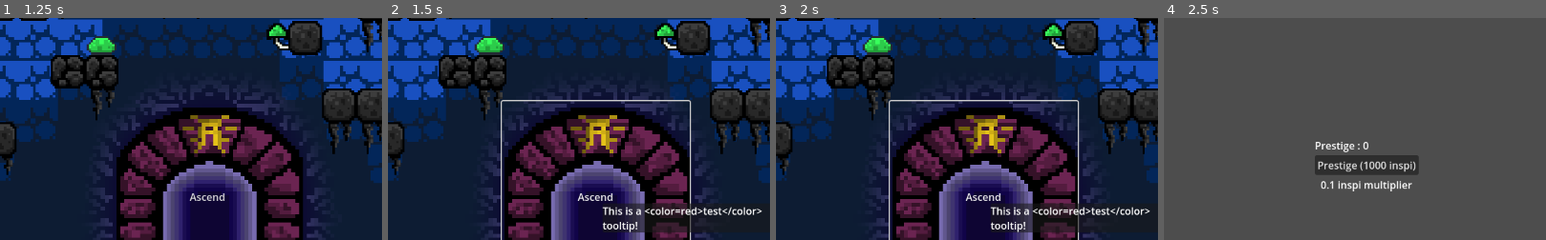
Above: before the commit, frames 1-4 (left to right).
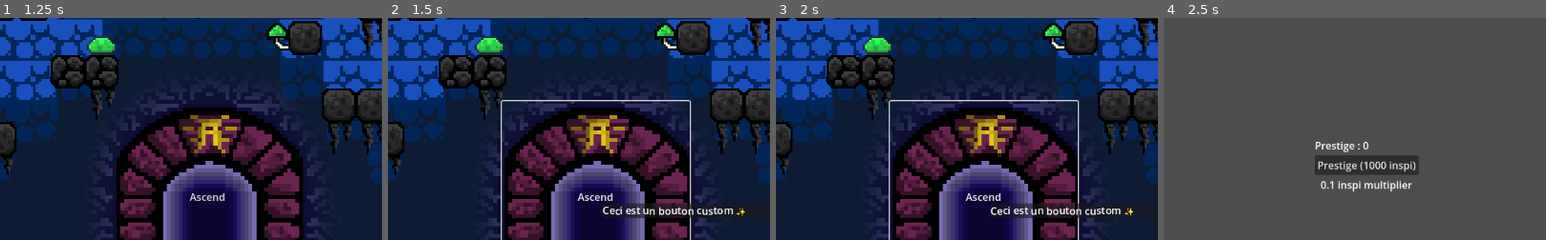
Above: after the commit, the same moments.

Repository: mitoufle/Artdle
Game: Godot game, scene res://Main.tscn
Same seed, same stepped clock (60 frames per second), same inputs: the game is played once before the commit and once after it.
Inputs:
- Up to frame 1 (1.25 s): click "Ascendency" at 0.5 s
- Up to frame 2 (1.5 s): click "Ascend" at 1.25 s
- Up to frame 3 (2 s): no input
- Up to frame 4 (2.5 s): click "Accueil" at 2 s
The pictures show only the part of the screen within x 24-74%, y 17-67%; the shares and areas given below are measured in that part.

Frame 1 is identical in both runs. In frame 2, 1.9% of the frame differs, in the area x 56-98%, y 84-97%; in frame 3, 1.9%; in frame 4, nothing differs.

Commit message:
enhansed custom tooltip with style variations

Diff:
--- a/Scenes/tooltipedbtn.tscn
+++ b/Scenes/tooltipedbtn.tscn
@@ -9,6 +9,7 @@
 grow_horizontal = 2
 grow_vertical = 2
 script = ExtResource("1_4c6ly")
+custom_tooltip_text = "Ceci est un bouton custom ✨"
 
 [connection signal="mouse_entered" from="." to="." method="_on_mouse_entered"]
 [connection signal="mouse_exited" from="." to="." method="_on_mouse_exited"]
--- a/scripts/CustomTooltips.gd
+++ b/scripts/CustomTooltips.gd
@@ -4,21 +4,17 @@
 @onready var rich_text_label: RichTextLabel = $VBoxContainer/RichTextLabel
 @onready var vbox_container: VBoxContainer  = $VBoxContainer
 
-
+@export var style: String
 
 var max_width = 300
-var _pending_text: String = ""
-
+var time := 0.0
+var base_text := ""
 
 func _ready():
 	# Ensure the RichTextLabel exists.
 	if not rich_text_label:
 		print("Error: RichTextLabel not assigned in the Inspector.")
 		return
-
-	if _pending_text != "":
-		set_text(_pending_text)
-		_pending_text = ""
 
 	self.add_theme_color_override("panel", Color(0.1, 0.1, 0.25, 0.9)) # fond bleu foncé semi-transparent
 	self.add_theme_constant_override("corner_radius", 15)
@@ -33,13 +29,42 @@
 	rich_text_label.fit_content = true
 	rich_text_label.mouse_filter = MOUSE_FILTER_IGNORE
 
+
+## Définit le texte de l'infobulle.
+func set_style(new_style: String):
+	style = new_style
+
 ## Définit le texte de l'infobulle.
 func set_text(new_text: String):
-	if rich_text_label:
-		rich_text_label.add_text(new_text)   # ou .text / set_text selon ton usage
-	else:
-		_pending_text = new_text
-
+		base_text = new_text
+		match style:
+			"wave":
+				rich_text_label.bbcode_text = "[wave]" + base_text + "[/wave]"
+			"shake":
+				rich_text_label.bbcode_text = "[shake]" + base_text + "[/shake]"
+			"rainbow":
+				rich_text_label.bbcode_text = "[rainbow freq=1.0 sat=0.8 val=0.8 speed=1.0]" + base_text + "[/rainbow]"
+			"wave+rainbow":
+				rich_text_label.bbcode_text = "[wave][rainbow freq=1.0 sat=0.8 val=0.8 speed=1.0]" + base_text + "[/rainbow][/wave]"
+			"bold":
+				rich_text_label.bbcode_text = "[b]" + base_text + "[/b]"
+			"italic":
+				rich_text_label.bbcode_text = "[i]" + base_text + "[/i]"
+			"underline":
+				rich_text_label.bbcode_text = "[u]" + base_text + "[/u]"
+			"strikethrough":
+				rich_text_label.bbcode_text = "[s]" + base_text + "[/s]"
+			"outline":
+				rich_text_label.bbcode_text = "[outline]" + base_text + "[/outline]"
+			"shadow":
+				rich_text_label.bbcode_text = "[shadow]" + base_text + "[/shadow]"
+			"scale":
+				rich_text_label.bbcode_text = "[scale=1.5]" + base_text + "[/scale]"
+			"smallcaps":
+				rich_text_label.bbcode_text = "[smallcaps]" + base_text + "[/smallcaps]"
+			_:
+				# fallback : texte simple
+				rich_text_label.bbcode_text = base_text
 
 ## Met à jour la position de l'infobulle pour qu'elle suive le curseur et reste dans l'écran.
 func update_position(cursor_pos: Vector2):
--- a/scripts/tooltipedbtn.gd
+++ b/scripts/tooltipedbtn.gd
@@ -3,6 +3,7 @@
 
 @export var tooltip_scene_path: PackedScene
 @export_multiline var custom_tooltip_text: String
+@export var tooltype_style: String
 
 var tooltip_instance: Control
 
@@ -15,7 +16,8 @@
   # Assurez-vous que l'instance est un Control Node.
   if tooltip_instance is CustomTooltips:
    var custom_tooltip = tooltip_instance as CustomTooltips
-   custom_tooltip.set_text(custom_tooltip_text)
+   custom_tooltip.call_deferred("set_style", tooltype_style)
+   custom_tooltip.call_deferred("set_text", custom_tooltip_text)
 
   # Ajouter l'infobulle à l'arbre de la scène (à la racine)
   # pour qu'elle s'affiche au-dessus de tous les éléments de l'interface utilisateur.
@@ -26,7 +28,7 @@
  if tooltip_instance != null:
   tooltip_instance.queue_free()
 
-func _process(delta):
+func _process(_delta:float):
  # Mettre à jour la position de l'infobulle pour qu'elle suive le curseur
  if tooltip_instance != null:
   if tooltip_instance is CustomTooltips:
--- /dev/null
+++ b/views/AscendancyView.gd
@@ -0,0 +1 @@
+extends Control
--- a/views/AscendancyView.tscn
+++ b/views/AscendancyView.tscn
@@ -1,6 +1,7 @@
-[gd_scene load_steps=4 format=3 uid="uid://dqefxqvjsc8jy"]
+[gd_scene load_steps=5 format=3 uid="uid://dqefxqvjsc8jy"]
 
 [ext_resource type="PackedScene" uid="uid://d35cxm7212g18" path="res://Scenes/Ascendancy2DView.tscn" id="1_31lut"]
+[ext_resource type="Script" uid="uid://djjkdvyttryky" path="res://views/AscendancyView.gd" id="1_rdb0t"]
 [ext_resource type="PackedScene" uid="uid://cobsxucq2sb0y" path="res://Scenes/tooltipedbtn.tscn" id="2_ynd41"]
 [ext_resource type="PackedScene" uid="uid://jx6gj886xxbf" path="res://Scenes/CustomTooltip.tscn" id="3_ynd41"]
 
@@ -11,6 +12,7 @@
 anchor_bottom = 1.0
 grow_horizontal = 2
 grow_vertical = 2
+script = ExtResource("1_rdb0t")
 
 [node name="Ascendency2DView" parent="." instance=ExtResource("1_31lut")]
 
@@ -23,4 +25,4 @@
 theme_type_variation = &"FlatButton"
 text = "Ascend"
 tooltip_scene_path = ExtResource("3_ynd41")
-custom_tooltip_text = "This is a <color=red>test</color> tooltip!"
+tooltype_style = "shake"
Not shown, added: views/AscendancyView.gd.uid
